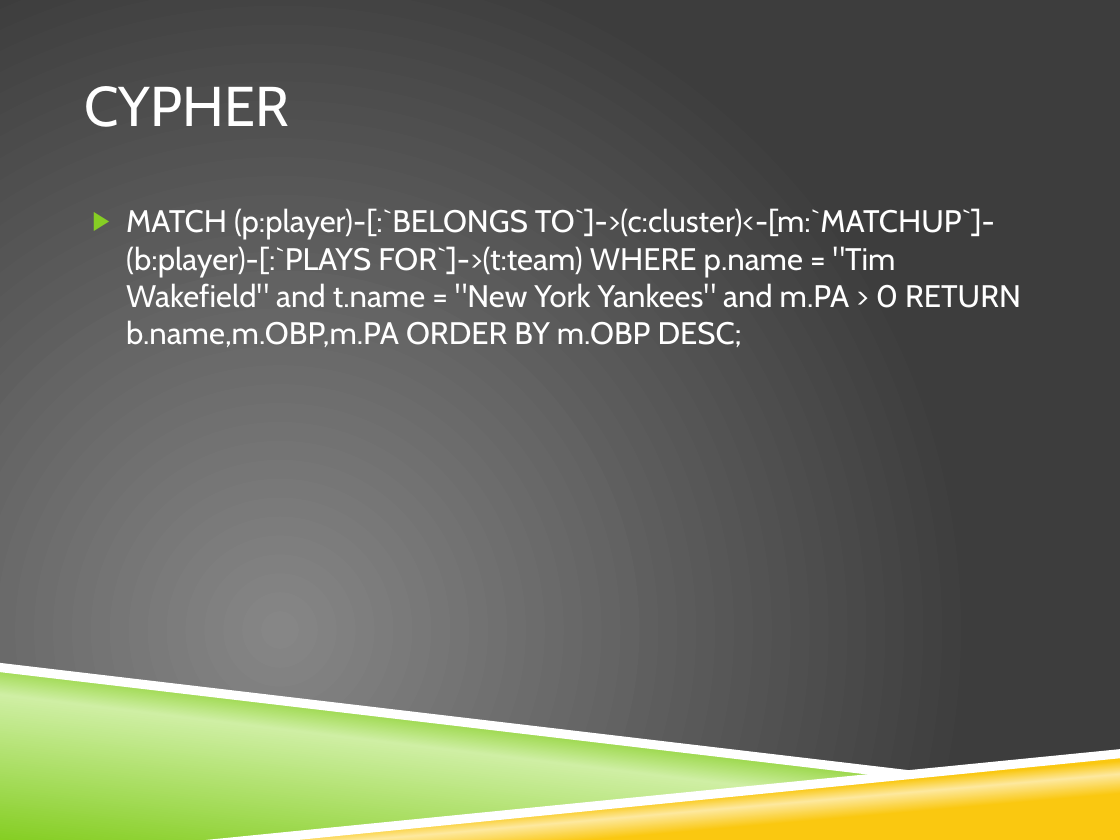
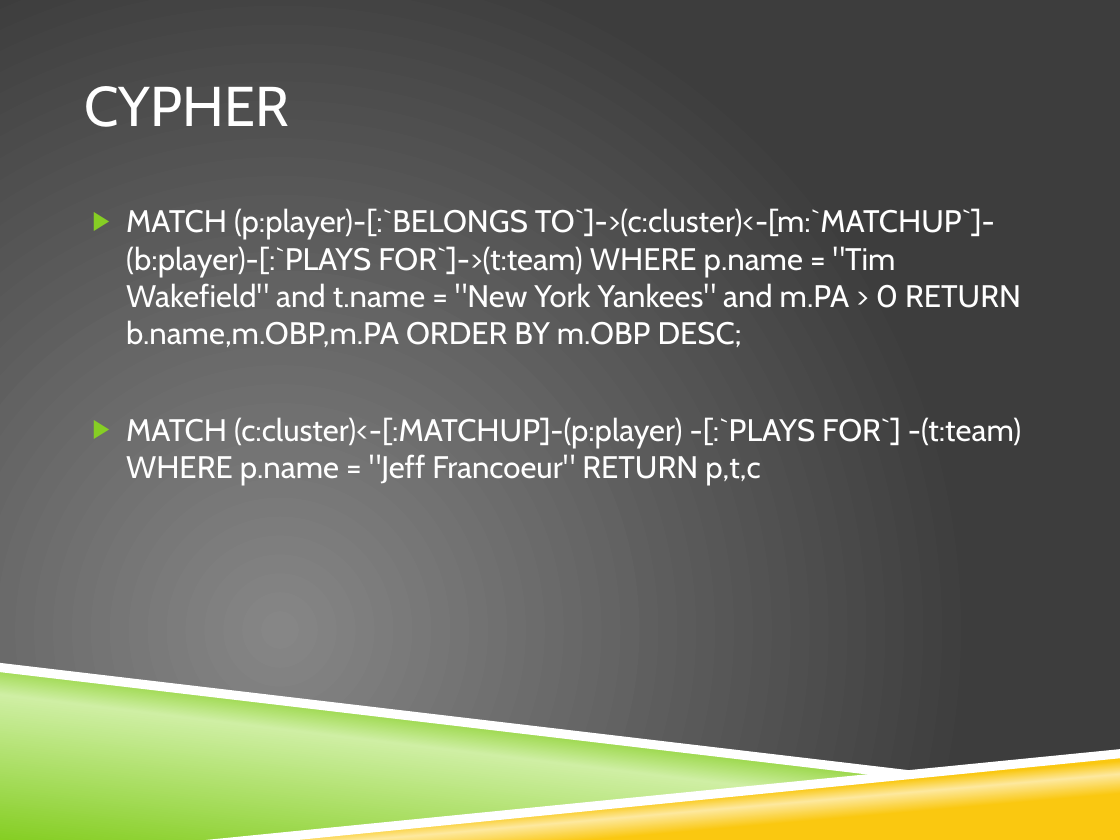
Before and after one commit to clementmiao/clementmiao-cs123, a slide deck: slide 9 of Final_Presentation.pptx. Drawn at 1120x840 pixels with LibreOffice and Linux fonts; fonts in the diff are those of the drawing; background and template pictures are left out. Boxes give left, top, right and bottom in pixels: in the first picture for what was removed or moved away, otherwise in the second. Text is boxed around its words. In the diff, an @@ line names an element or a change of style, - is before the commit and + after.

```diff
--- a/Final_Presentation.pptx
+++ b/Final_Presentation.pptx
@@ text at (x1=126, y1=417, x2=1021, y2=486): paragraph added @@
+▶ MATCH (c:cluster)<-[:MATCHUP]-(p:player) -[:`PLAYS FOR`] -(t:team) WHERE p.name = "Jeff Francoeur" RETURN p,t,c
```
Also in this commit, not shown: 1 slide added, 1 slide removed.
